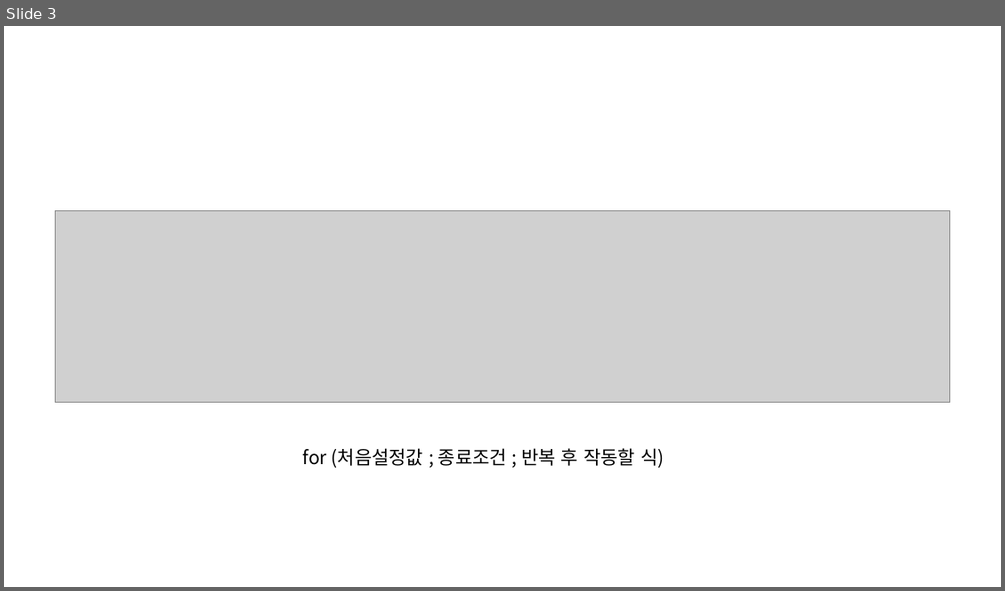
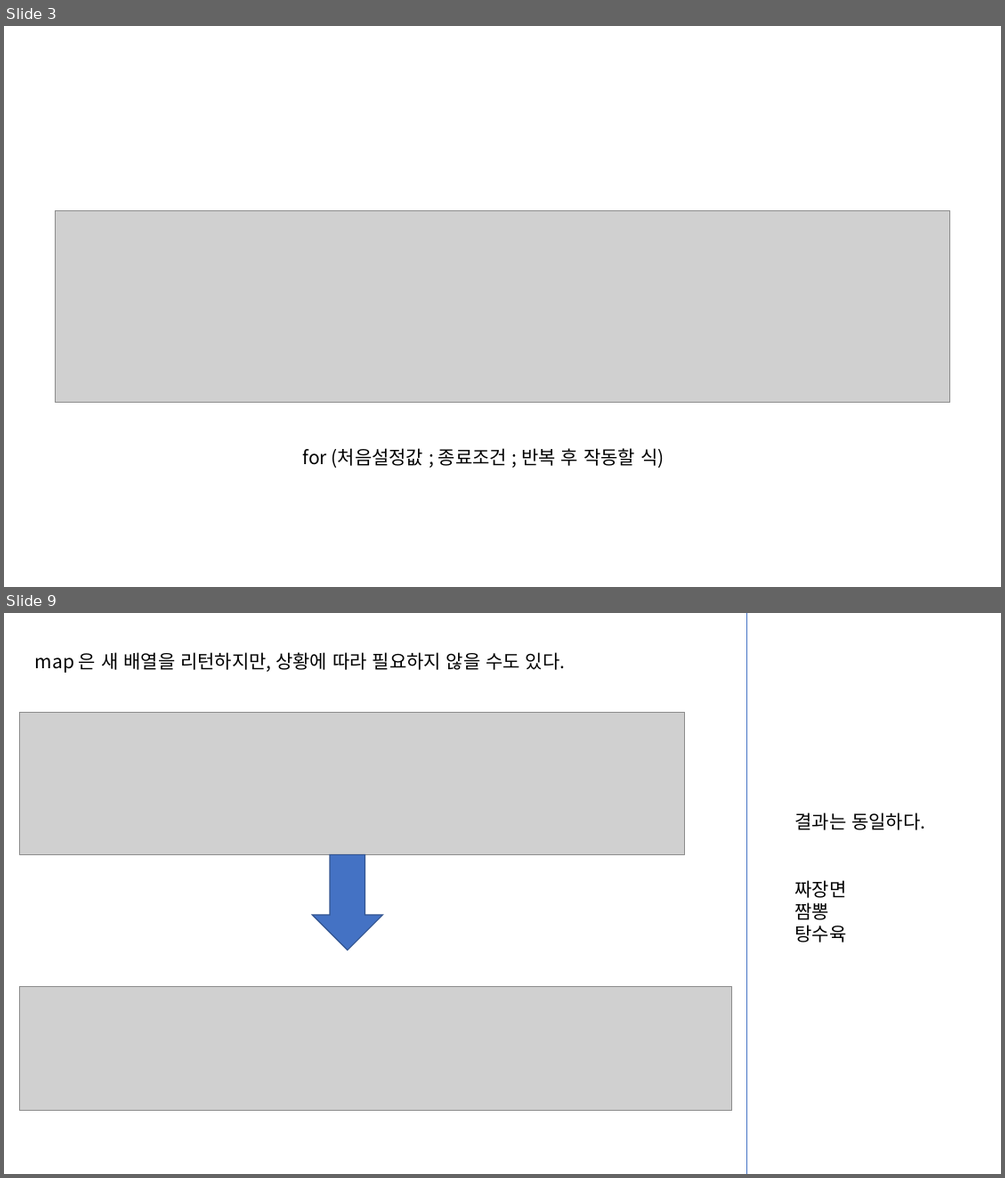
Before and after one commit to GNUCSAssistants/2021webprogramming, a slide deck: 수업/8. JavaScript (4)/PPT/JavaScript(4).pptx. Shown one above the other, each under a label of ours: slide 3 before the commit, slides 3 and 9 after it; the slides between them are not shown. The pictures are 1005x591 and 1005x1178 pixels, drawn with LibreOffice and Linux fonts; fonts in the diff are those of the drawing; grey boxes stand for pictures. Boxes give left, top, right and bottom in pixels: in the first picture for what was removed or moved away, otherwise in the second. Text is boxed around its words. In the diff, an @@ line names an element or a change of style, - is before the commit and + after.

```diff
--- a/수업/8. JavaScript (4)/PPT/JavaScript(4).pptx
+++ b/수업/8. JavaScript (4)/PPT/JavaScript(4).pptx
@@ slide 9 added at bbox=[4, 613, 1001, 1174], background #FFFFFF @@
@@ line added from (746, 613) to (746, 1174), #4472C4 0.5 pt @@
@@ text added at bbox=[35, 652, 565, 673], 18 pt, text #000000 @@
+map 은 새 배열을 리턴하지만, 상황에 따라 필요하지 않을 수도 있다.
@@ picture added at bbox=[20, 713, 685, 854] @@
@@ text added at bbox=[795, 812, 925, 942], 18 pt, text #000000 @@
+결과는 동일하다.
+짜장면
+짬뽕
+탕수육
@@ down arrow added at bbox=[312, 854, 382, 950], fill #4472C4, outline #325491 1 pt @@
@@ picture added at bbox=[20, 987, 732, 1111] @@
```
Also in this commit, not shown: 2 slides changed, 23 other slides added, 25 other files.
